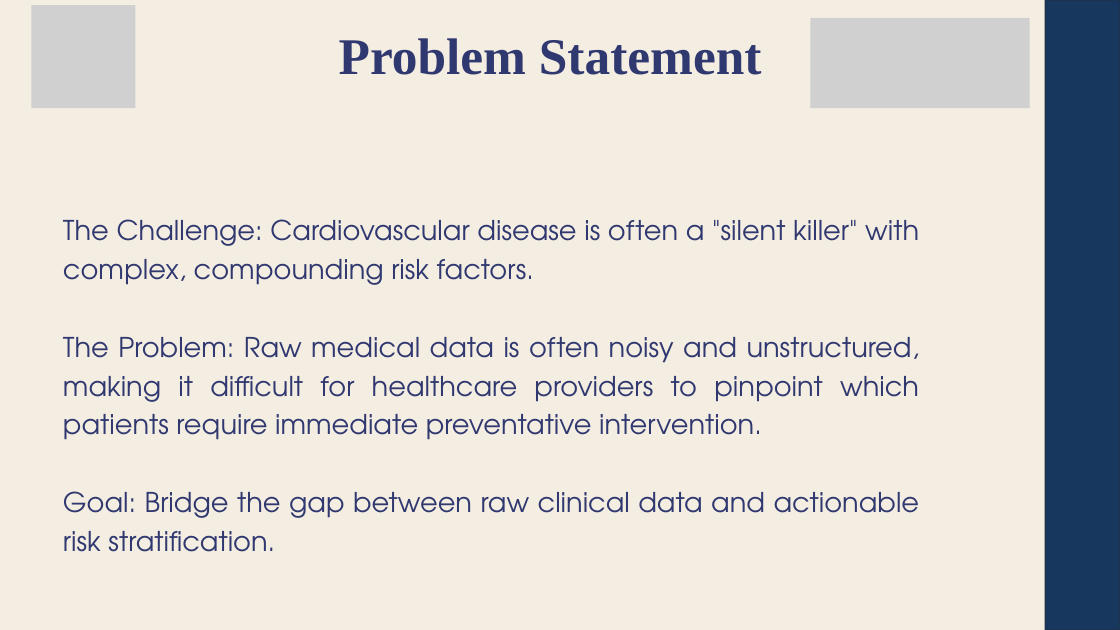
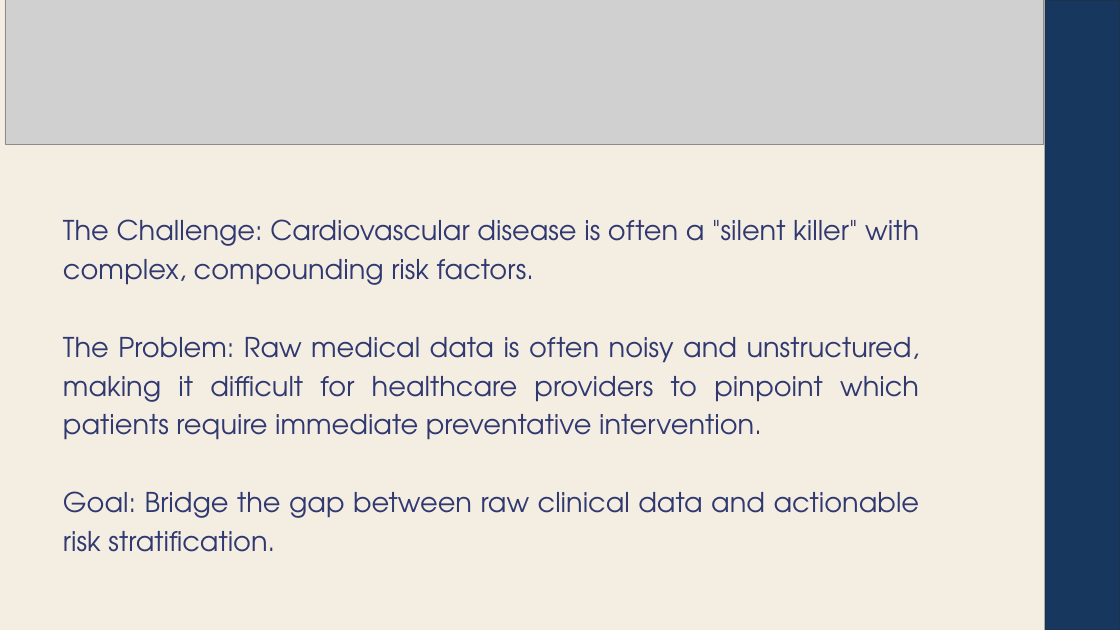
Before and after one commit to 24BAD405-Nishanth/24ADI204_DSV_Team14, a slide deck: slide 4 of FinalPresentation/Team-14-DSV.pptx. Drawn at 1120x630 pixels with LibreOffice and Linux fonts; fonts in the diff are those of the drawing; grey boxes stand for pictures. Boxes give left, top, right and bottom in pixels: in the first picture for what was removed or moved away, otherwise in the second. Text is boxed around its words. In the diff, an @@ line names an element or a change of style, - is before the commit and + after.

```diff
--- a/FinalPresentation/Team-14-DSV.pptx
+++ b/FinalPresentation/Team-14-DSV.pptx
@@ picture added at [5, 0, 1044, 144] @@
@@ picture removed at [31, 5, 136, 108] @@
@@ picture removed at [810, 18, 1030, 108] @@
@@ text removed at [339, 38, 762, 75] @@
-Problem Statement
```
Also in this commit, not shown: 16 other slides changed, 1 slide added, 1 slide removed.
